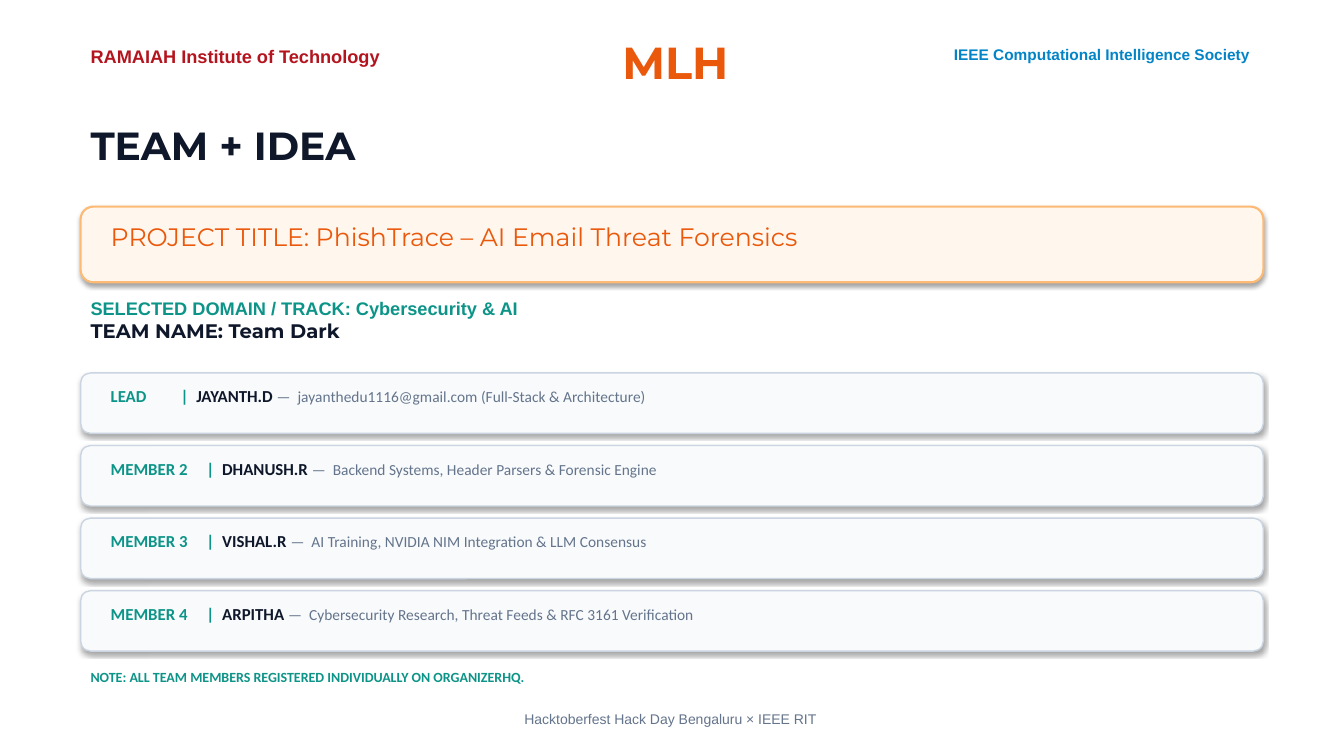
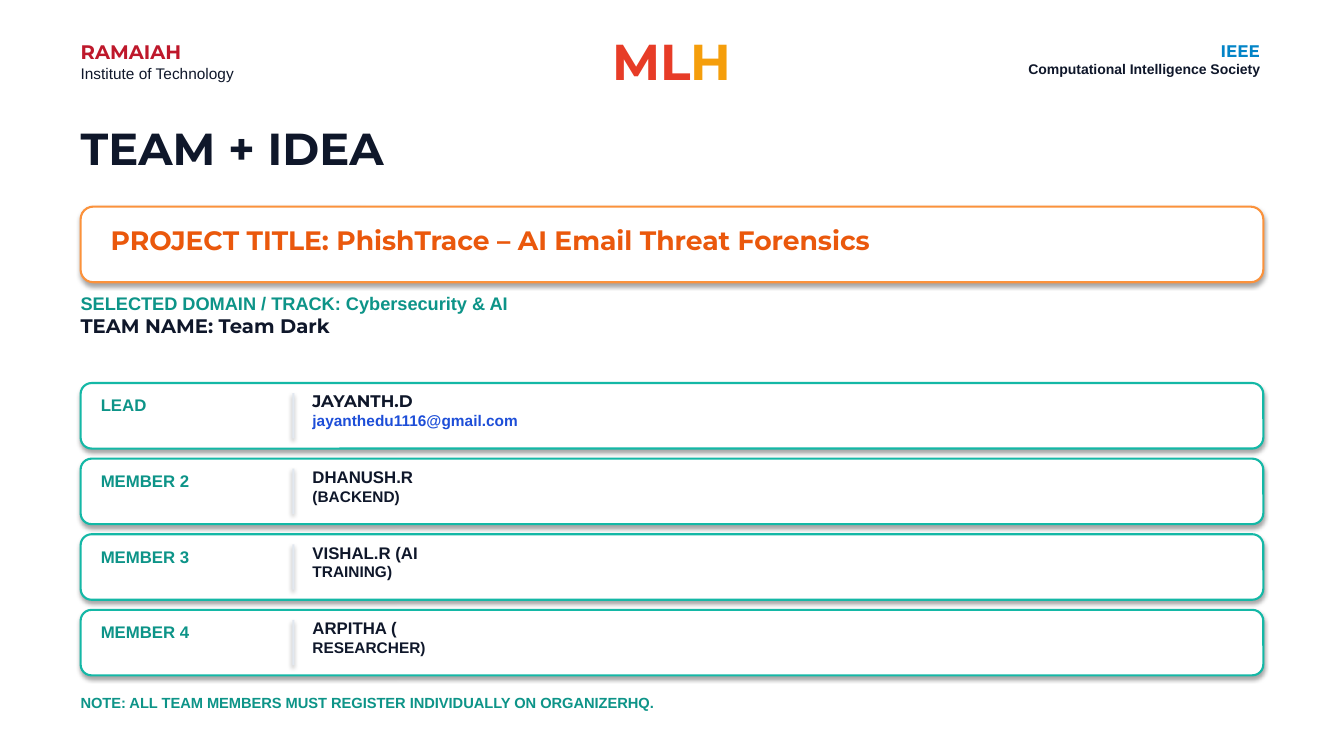
Before and after one commit to 2007JAYANTHYT/PHISHTRACE, a slide deck: slide 1 of PhishTrace_Hacktoberfest_Team_Dark.pptx. Drawn at 1344x756 pixels with LibreOffice and Linux fonts; fonts in the diff are those of the drawing. Boxes give left, top, right and bottom in pixels: in the first picture for what was removed or moved away, otherwise in the second. Text is boxed around its words. In the diff, an @@ line names an element or a change of style, - is before the commit and + after.

Commit message:
docs(presentation): update presentation to exact 1:1 match of Hacktoberfest official template

```diff
--- a/PhishTrace_Hacktoberfest_Team_Dark.pptx
+++ b/PhishTrace_Hacktoberfest_Team_Dark.pptx
@@ text at (81, 45, 234, 82): text changed; size 13 to 11 pt; text colour #B4141E to #0F172A; bold off @@
-RAMAIAH Institute of Technology
+RAMAIAH
+Institute of Technology
@@ text "MLH" at (612, 44, 731, 80): size 32 to 36 pt; text colour #EA580C to #E73C27, text colour #EA580C to #F59E0B in "MLH" @@
@@ text at (1028, 45, 1260, 77): text changed; size 11 to 10 pt; text colour #0284C7 to #0F172A @@
-IEEE Computational Intelligence Society
+IEEE
+Computational Intelligence Society
@@ text "TEAM + IDEA" at (81, 133, 384, 165): size 28 to 32 pt @@
@@ rounded rectangle at (81, 207, 1263, 282): fill #FFF7ED to #FFFFFF; outline #FDBA74 1.5 pt to #FB923C 1.5 pt @@
@@ text "PROJECT TITLE: PhishTrace – AI ..." at (111, 229, 870, 251): size 18 to 19 pt, bold on @@
@@ text "SELECTED DOMAIN / TRACK: Cybersecurity ...": place and size @@
-text "SELECTED DOMAIN / TRACK: Cybersecurity ..." at (91, 301, 518, 338)
+text "SELECTED DOMAIN / TRACK: Cybersecurity ..." at (81, 296, 508, 333)
@@ rounded rectangle: place and size @@
-rounded rectangle at (81, 373, 1263, 434)
+rounded rectangle at (81, 383, 1263, 449)
@@ text added at (101, 399, 147, 411), 12 pt, text #0D9488, bold @@
+LEAD
@@ rectangle added at (292, 393, 294, 439), fill #E2E8F0 @@
@@ text at (312, 395, 517, 430): text changed; font Calibri to Arial; text colour #64748B to #1D4ED8; bold on @@
-LEAD | JAYANTH.D — jayanthedu1116@gmail.com (Full-Stack & Architecture)
+JAYANTH.D
+jayanthedu1116@gmail.com
@@ rounded rectangle: place and size @@
-rounded rectangle at (81, 446, 1263, 506)
+rounded rectangle at (81, 459, 1263, 524)
@@ text added at (101, 475, 189, 487), 12 pt, text #0D9488, bold @@
+MEMBER 2
@@ rectangle added at (292, 469, 294, 514), fill #E2E8F0 @@
@@ text at (312, 471, 413, 505): text changed; size 11 to 12 pt; font Calibri to Arial; text colour #64748B to #0F172A; bold on @@
-MEMBER 2 | DHANUSH.R — Backend Systems, Header Parsers & Forensic Engine
+DHANUSH.R
+(BACKEND)
@@ rounded rectangle: place and size @@
-rounded rectangle at (81, 518, 1263, 579)
+rounded rectangle at (81, 534, 1263, 600)
@@ text added at (101, 551, 189, 563), 12 pt, text #0D9488, bold @@
+MEMBER 3
@@ rectangle added at (292, 544, 294, 590), fill #E2E8F0 @@
@@ text at (312, 547, 417, 581): text changed; size 11 to 12 pt; font Calibri to Arial; text colour #64748B to #0F172A; bold on @@
-MEMBER 3 | VISHAL.R — AI Training, NVIDIA NIM Integration & LLM Consensus
+VISHAL.R (AI
+TRAINING)
@@ fill #F8FAFC to #FFFFFF; outline #CBD5E1 1 pt to #14B8A6 1.5 pt in 4 elements at (81, 383, 1263, 449), (81, 459, 1263, 524), (81, 534, 1263, 600), (81, 610, 1263, 676) @@
@@ rounded rectangle: place and size @@
-rounded rectangle at (81, 591, 1263, 651)
+rounded rectangle at (81, 610, 1263, 676)
@@ text added at (101, 626, 189, 638), 12 pt, text #0D9488, bold @@
+MEMBER 4
@@ text removed at (111, 609, 693, 623) @@
-MEMBER 4 | ARPITHA — Cybersecurity Research, Threat Feeds & RFC 3161 Verification
@@ rectangle added at (292, 620, 294, 665), fill #E2E8F0 @@
@@ text added at (312, 622, 425, 656), 11 pt, text #0F172A, bold @@
+ARPITHA (
+RESEARCHER)
@@ text at (81, 697, 654, 711): text changed; size 10 to 10.5 pt; font Calibri to Arial @@
-NOTE: ALL TEAM MEMBERS REGISTERED INDIVIDUALLY ON ORGANIZERHQ.
+NOTE: ALL TEAM MEMBERS MUST REGISTER INDIVIDUALLY ON ORGANIZERHQ.
@@ text removed at (524, 714, 816, 727) @@
-Hacktoberfest Hack Day Bengaluru × IEEE RIT
```
Also in this commit, not shown: 3 other slides changed, 2 slides added, 2 slides removed, 1 other file.
